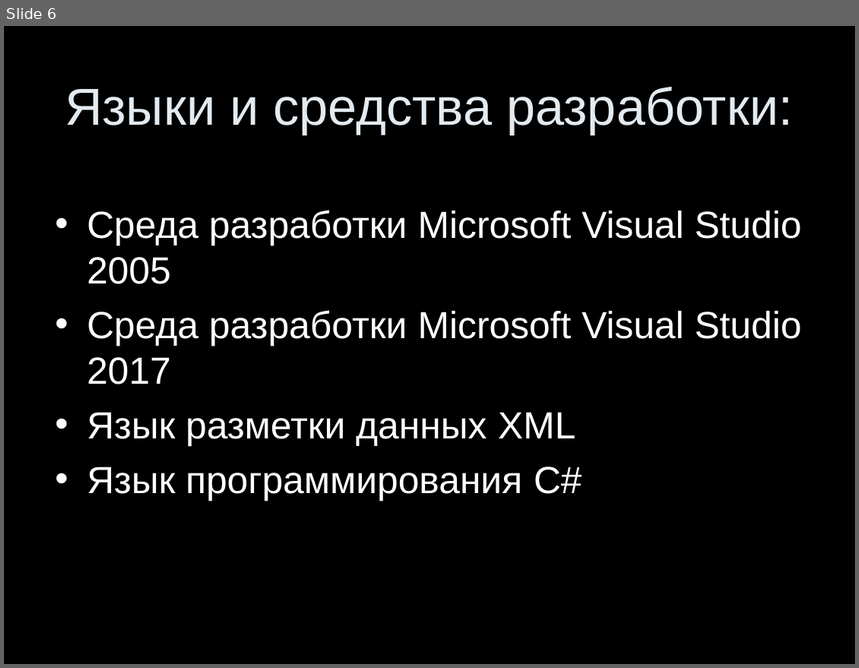
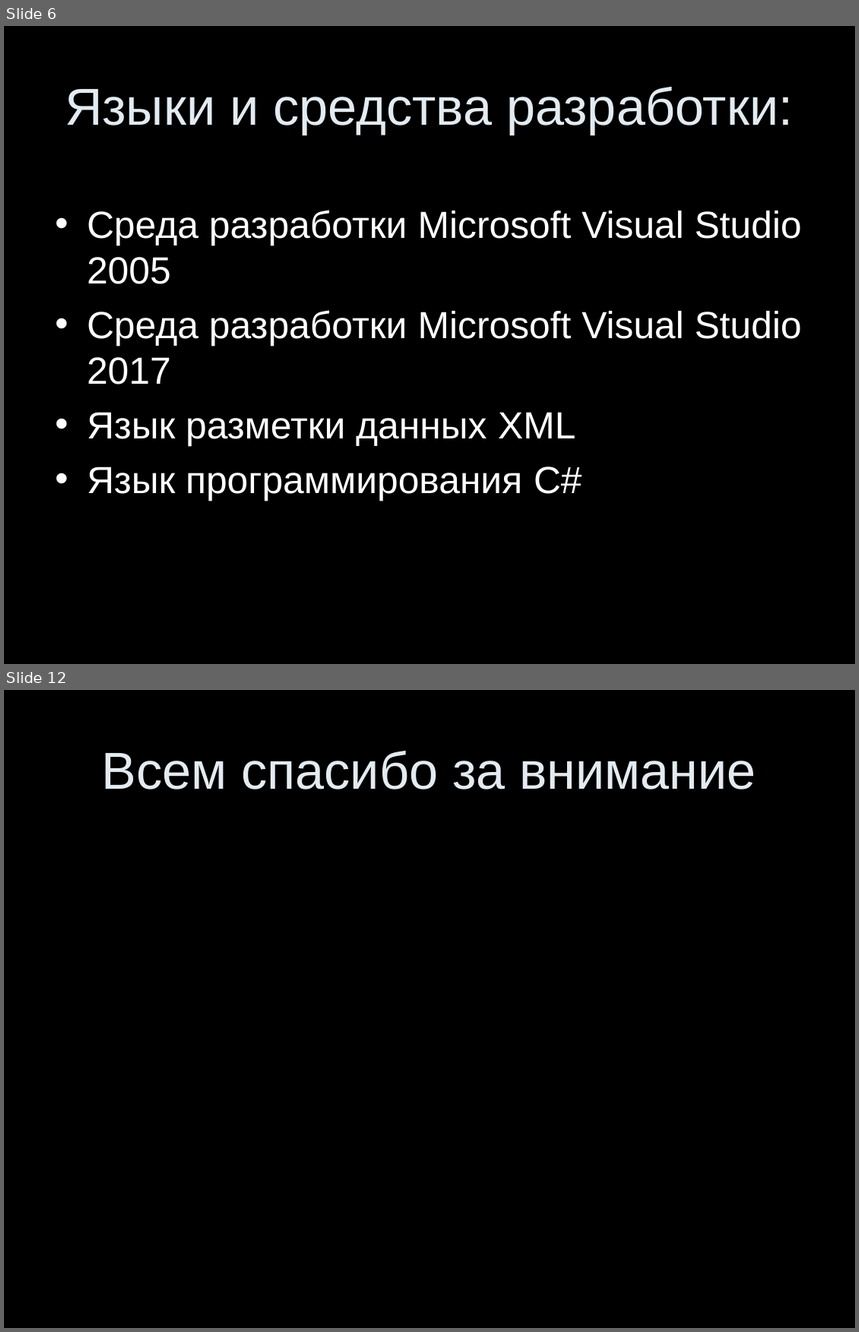
Before and after one commit to tumypv/davnegrad, a slide deck: Documents/Презентация.ppt. Shown one above the other, each under a label of ours: slide 6 before the commit, slides 6 and 12 after it; the slides between them are not shown. The pictures are 859x668 and 859x1332 pixels, drawn with LibreOffice and Linux fonts; fonts in the diff are those of the drawing. Boxes give left, top, right and bottom in pixels: in the first picture for what was removed or moved away, otherwise in the second. Text is boxed around its words. In the diff, an @@ line names an element or a change of style, - is before the commit and + after.

```diff
--- a/Documents/Презентация.ppt
+++ b/Documents/Презентация.ppt
@@ slide 12 added at [4,690,855,1328], background #000000 @@
@@ title added at [101,751,756,790], 44 pt, text #E3EBF1 @@
+Всем спасибо за внимание
```
Also in this commit, not shown: 6 other slides added, 1 slide removed.
